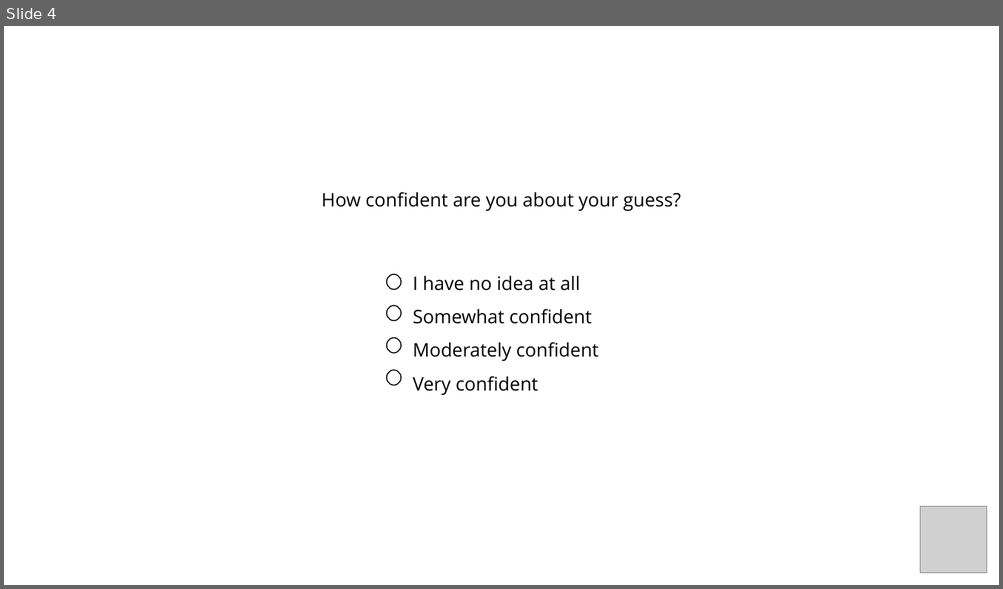
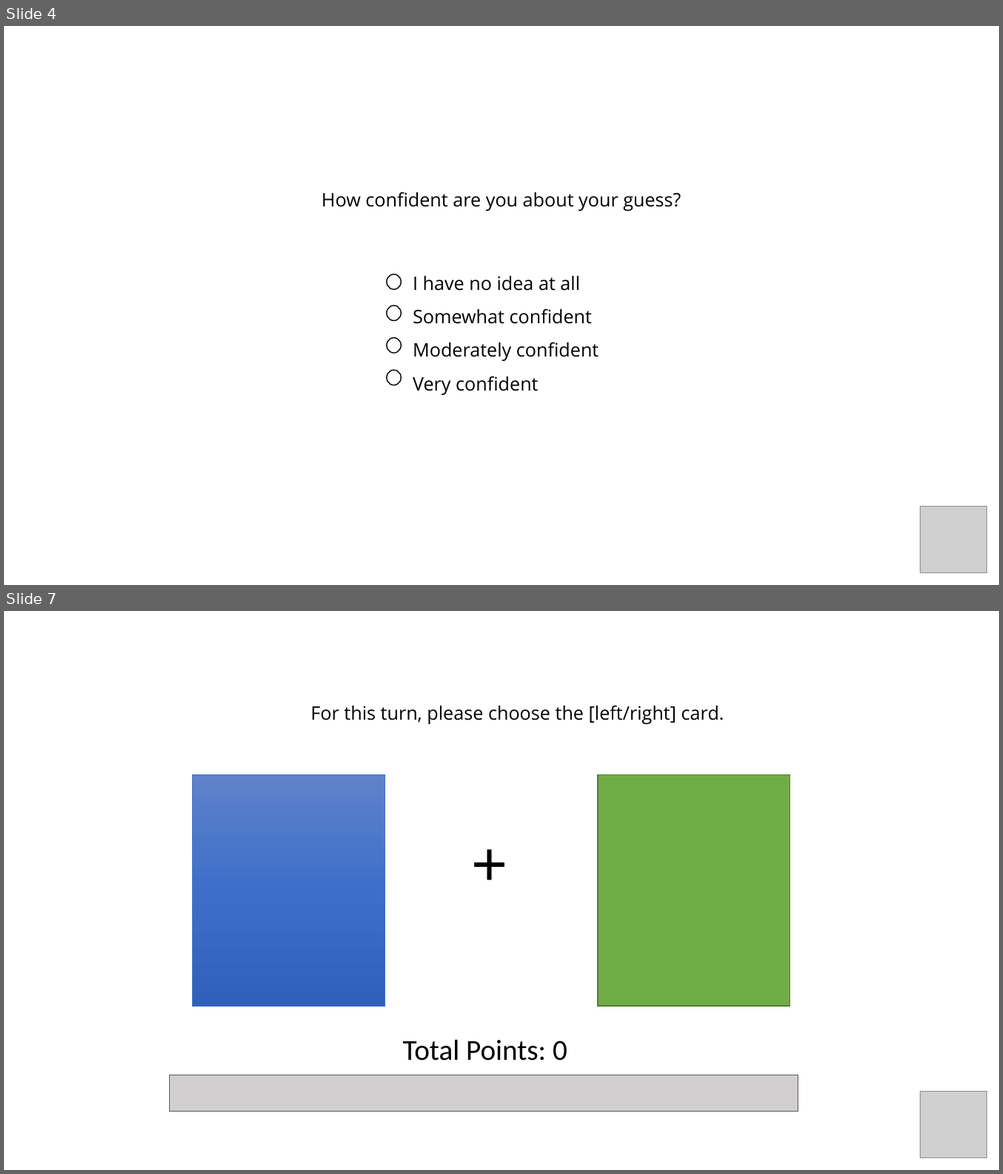
Before and after one commit to LillianXu2019/LUX-RL, a slide deck: images/instructions/manipulation_question_inst.pptx. Shown one above the other, each under a label of ours: slide 4 before the commit, slides 4 and 7 after it; the slides between them are not shown. The pictures are 1003x589 and 1003x1174 pixels, drawn with LibreOffice and Linux fonts; fonts in the diff are those of the drawing; grey boxes stand for pictures. Boxes give left, top, right and bottom in pixels: in the first picture for what was removed or moved away, otherwise in the second. Text is boxed around its words. In the diff, an @@ line names an element or a change of style, - is before the commit and + after.

```diff
--- a/images/instructions/manipulation_question_inst.pptx
+++ b/images/instructions/manipulation_question_inst.pptx
@@ slide 7 added at bbox=[4, 611, 999, 1170], background #FFFFFF @@
@@ text added at bbox=[310, 705, 724, 724], 18 pt, text #000000 @@
+For this turn, please choose the [left/right] card.
@@ rectangle added at bbox=[193, 775, 385, 1006], fill gradient #6183CB to #3E70CA to #3062BB, outline #4472C4 0.5 pt @@
@@ rectangle added at bbox=[598, 775, 791, 1006], fill #70AD47, outline #538035 1 pt @@
@@ text added at bbox=[464, 820, 519, 903], 60 pt, text #000000 @@
++
@@ text added at bbox=[403, 1039, 567, 1061], 28 pt, text #000000 @@
+Total Points: 0
@@ rectangle added at bbox=[169, 1076, 798, 1112], fill #D0CECE, outline #595959 0.5 pt @@
@@ picture added at bbox=[920, 1091, 987, 1158] @@
```
Also in this commit, not shown: 2 other slides added.
